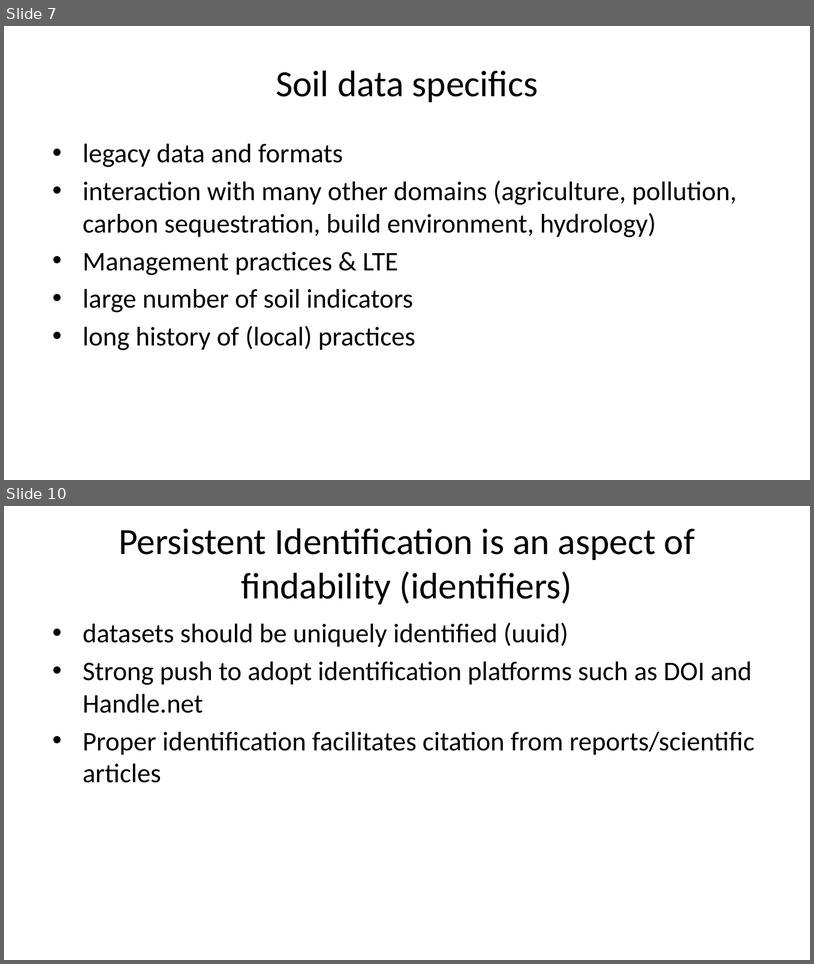
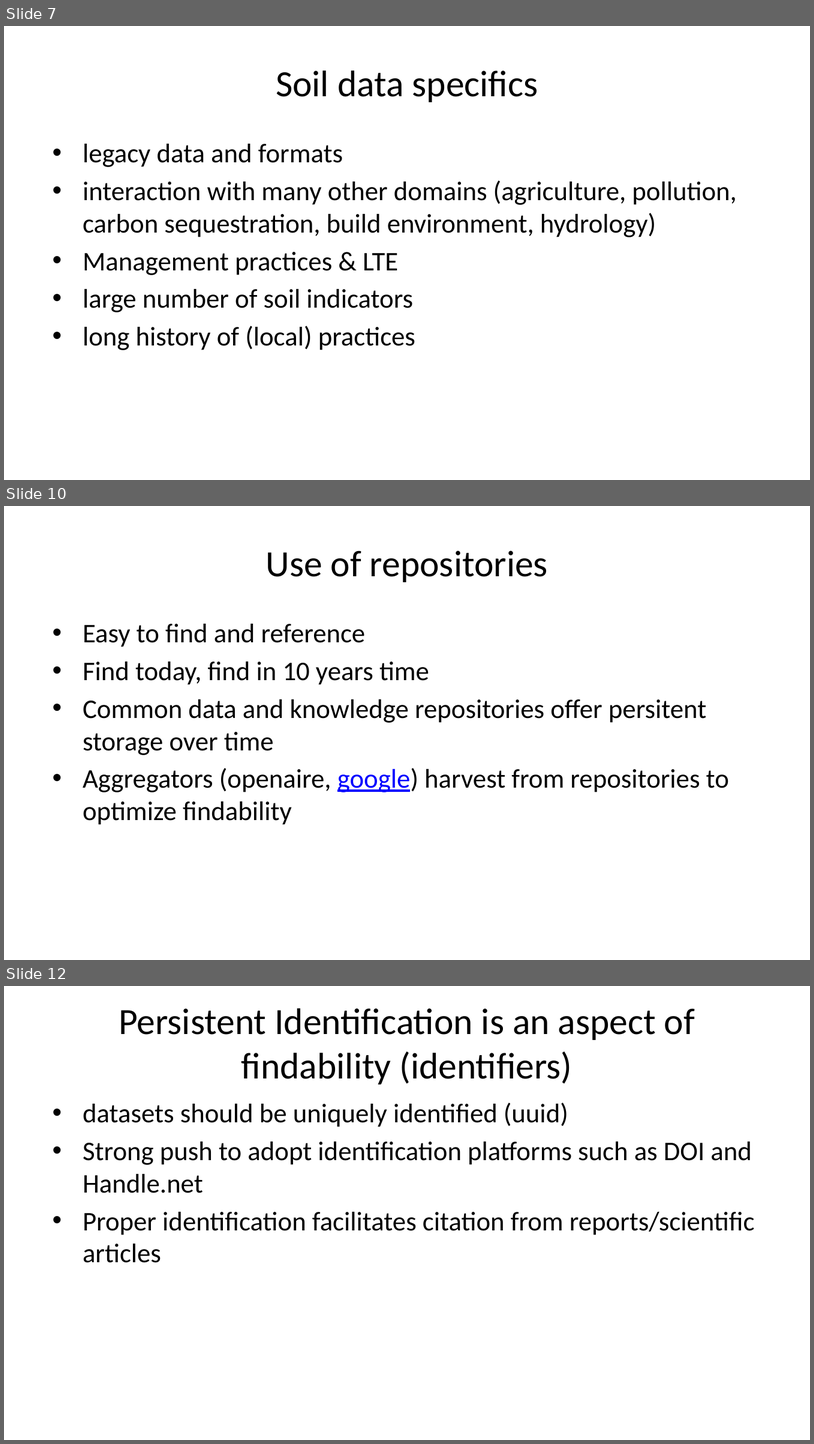
Before and after one commit to pvgenuchten/slides, a slide deck: slides/2026-soil-information-systems-for-decision-making-in-africa.pptx. Shown one above the other, each under a label of ours: slides 7 and 10 before the commit, slides 7, 10 and 12 after it; the slides between them are not shown. The pictures are 814x964 and 814x1444 pixels, drawn with LibreOffice and Linux fonts; fonts in the diff are those of the drawing. Boxes give left, top, right and bottom in pixels: in the first picture for what was removed or moved away, otherwise in the second. Text is boxed around its words. In the diff, an @@ line names an element or a change of style, - is before the commit and + after.

```diff
--- a/slides/2026-soil-information-systems-for-decision-making-in-africa.pptx
+++ b/slides/2026-soil-information-systems-for-decision-making-in-africa.pptx
@@ slide 10 added at [4, 506, 810, 960], background #FFFFFF @@
@@ title added at [266, 550, 548, 582], 33 pt, text #000000 @@
+Use of repositories
@@ text added at [83, 624, 729, 825], 24 pt, text #000000 @@
+• Easy to find and reference
+• Find today, find in 10 years time
+• Common data and knowledge repositories offer persitent storage over time
+• Aggregators (openaire, google) harvest from repositories to optimize findability
@@ what was slide 10 is now slide 12 @@
```
Also in this commit, not shown: 5 slides changed, 1 other slide added, 13 other files.
